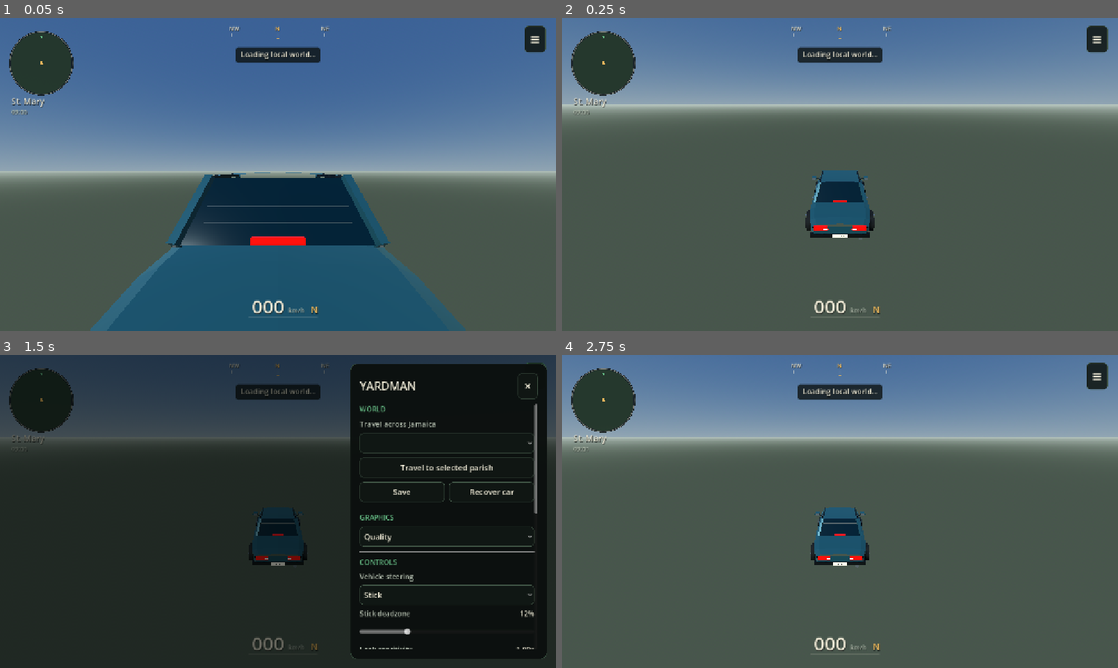
Above: before the commit, frames 1-4 (two rows, left to right).
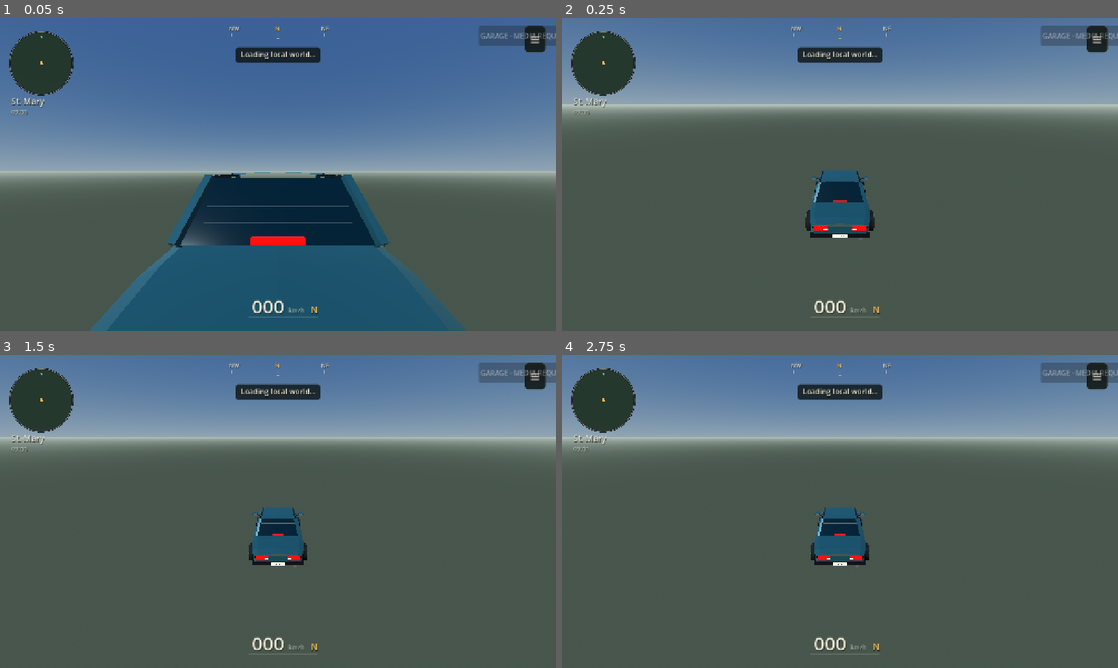
Above: after the commit, the same moments.

Repository: rell28194-rgb/yardman
Game: Godot game, scene res://main.tscn
Two runs of this game, one before a commit and one after it. Both use one fixed random seed, a clock stepped at 60 frames per second and the inputs below.
Inputs (mouse positions are in pixels of both pictures, inside the frame that each line leads up to):
- Up to frame 1 (0.05 s): no input
- Up to frame 2 (0.25 s): no input
- Up to frame 3 (1.5 s): tap Enter at 0.5 s; move the mouse to (400, 495) at 0.52 s; hold Right (ui_right) 0.53-1.25 s; tap E at 0.6 s; click (400, 495) at 0.67 s; tap Space at 0.77 s; click "≡" at 1.25 s
- Up to frame 4 (2.75 s): click "×" (after the commit: "≡") at 2 s

The runs differ from the first frame. In frame 1, 0.7% of the frame differs, in the area x 86-100%, y 2-9%; in frame 2, 0.7%; in frame 3, 99%, in the area x 0-100%, y 0-100%; in frame 4, 0.7%.

Commit message:
vehicles: enable accepted garage runtime

Diff:
--- a/godot/project.godot
+++ b/godot/project.godot
@@ -11,6 +11,7 @@
 
 [autoload]
 MapQualityBootstrap="*res://scripts/map_quality_bootstrap.gd"
+VehicleGarage="*res://scripts/vehicle_selector_runtime.gd"
 
 [display]
 window/size/viewport_width=1280
